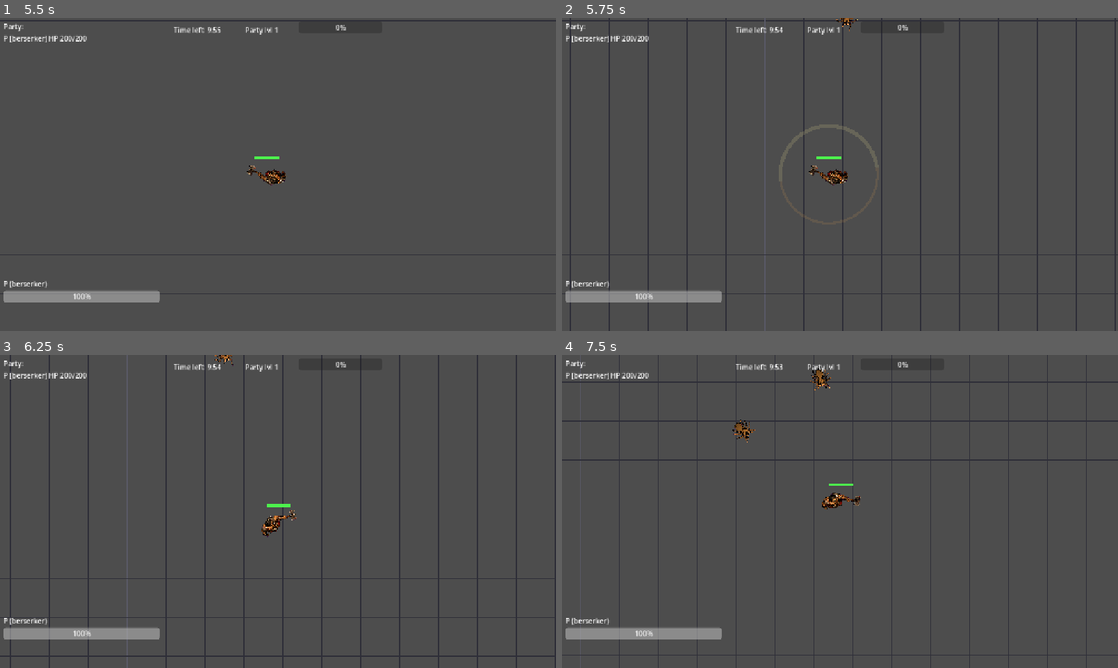
Above: before the commit, frames 1-4 (two rows, left to right).
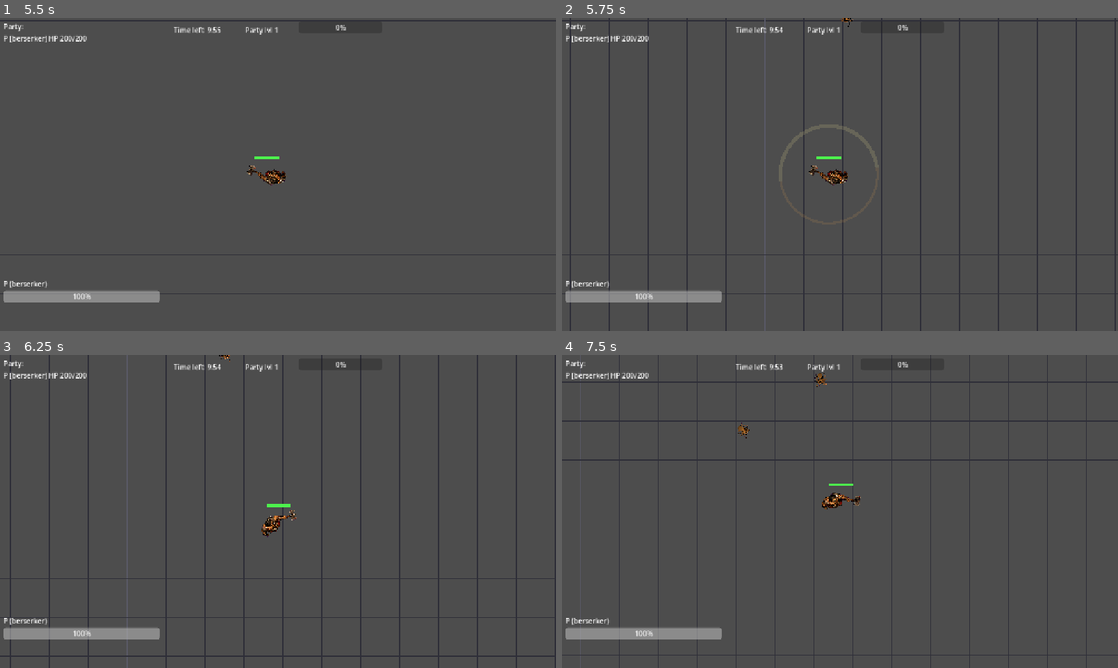
Above: after the commit, the same moments.

Repository: vvbeliaev/67-survivors
Game: Godot game, scene res://src/lobby/lobby.tscn
The game is run twice, just before and just after one commit, with the same random seed, the same clock (stepped at 60 frames per second) and the same inputs.
Inputs (mouse positions are in pixels of both pictures, inside the frame that each line leads up to):
- Up to frame 1 (5.5 s): click "Начать раунд" at 0.5 s; move the mouse to (400, 158) at 1.27 s; press the mouse at (400, 158) at 1.28 s; hold D (move_right) 1.28-2.03 s; move the mouse to (166, 190) at 2.02 s; release the mouse at (166, 190) at 2.03 s; hold S (move_down) 2.03-2.78 s; right-click (166, 190) at 2.1 s; move the mouse to (333, 105) at 2.77 s; hold D (move_right) 2.78-3.53 s; tap Space (utility) at 2.85, 5.1 s; move the mouse to (250, 237) at 3.52 s; hold W (move_up) 3.53-4.28 s; click (250, 237) at 3.6 s; move the mouse to (444, 221) at 4.27 s; hold A (move_left) from 4.28 s (still down); right-click (444, 221) at 4.35 s; move the mouse to (111, 127) at 5.02 s
- Up to frame 2 (5.75 s): keep holding A (move_left)
- Up to frame 3 (6.25 s): move the mouse to (305, 511) at 5.77 s; release A (move_left) at 5.78 s; press the mouse at (305, 511) at 5.78 s; hold S (move_down) from 5.78 s (still down)
- Up to frame 4 (7.5 s): move the mouse to (756, 433) at 6.52 s; release S (move_down) at 6.53 s; release the mouse at (756, 433) at 6.53 s; hold D (move_right) 6.53-7.28 s; right-click (756, 433) at 6.6 s; move the mouse to (962, 495) at 7.27 s; hold W (move_up) from 7.28 s (still down); tap Space (utility) at 7.35 s

Frame 1 is identical in both runs. In frame 2, less than 0.1% of the frame differs, in the area x 49-54%, y 0-5%; in frame 3, less than 0.1%; in frame 4, 0.2%, in the area x 30-49%, y 4-28%.

Commit message:
Tighten enemy collision + shrink rusher sprite
Two reasons spiders looked weird in clumps:
1. CollisionShape2D was hardcoded at 12px regardless of archetype, so the
   tank/boss/ranged were colliding as small circles and clumping into the
   same body. Resize the shape to def.radius in setup().
2. Spider sprite was 4x radius (~48px) over a 12px collision; piles of
   them visually merged into a brown blob. Drop SPRITE_SIZE_MULT to 2.6
   so the visible body only slightly exceeds the collision diameter.

Co-Authored-By: Claude Opus 4.7 (1M context) <noreply@anthropic.com>

Diff:
--- a/src/enemy/enemy.gd
+++ b/src/enemy/enemy.gd
@@ -80,6 +80,13 @@
 		ai = def.ai_script.new()
 		add_child(ai)
 		ai.setup(self)
+	# Resize the collision shape so the body footprint matches the per-archetype
+	# visual radius (boss/tank shouldn't share the rusher's tiny default).
+	var col := get_node_or_null("CollisionShape2D")
+	if col != null and col.shape is CircleShape2D:
+		var s: CircleShape2D = col.shape.duplicate()
+		s.radius = radius
+		col.shape = s
 
 func _physics_process(delta: float) -> void:
 	if not GameState.is_authority():
--- a/src/enemy/enemy_view.gd
+++ b/src/enemy/enemy_view.gd
@@ -9,7 +9,10 @@
 	preload("res://assets/images/spider_3.png"),
 ]
 const RUSHER_FRAME_DURATION := 0.18  # seconds per frame
-const SPRITE_SIZE_MULT := 4.0
+# Spider art has ~70% padding, so a 2.6x multiplier keeps the visible body
+# only slightly bigger than the collision diameter — clusters no longer
+# visually merge into one blob when they pile up on a player.
+const SPRITE_SIZE_MULT := 2.6
 
 @export var owner_path: NodePath = NodePath("..")
 
